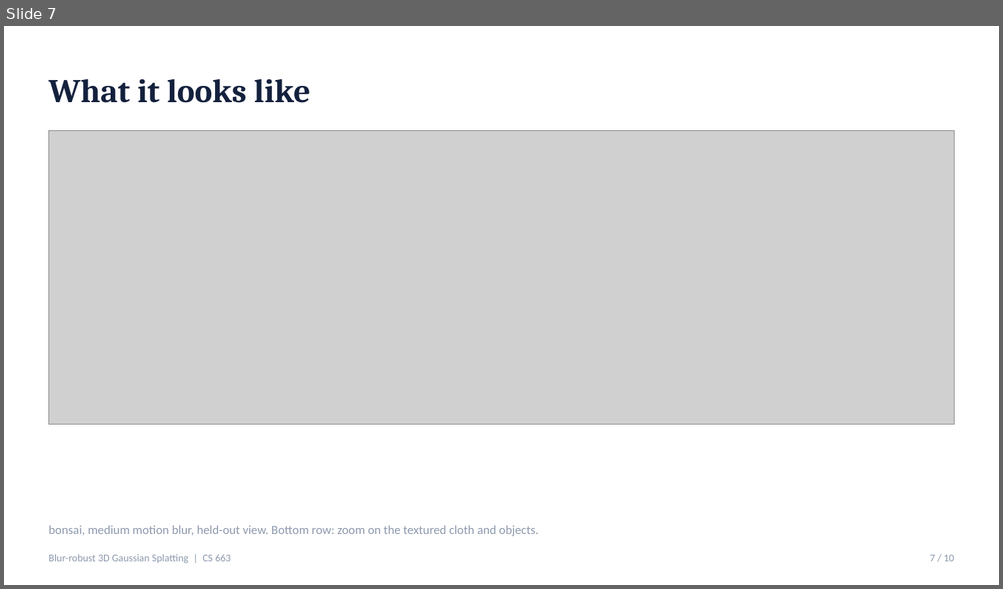
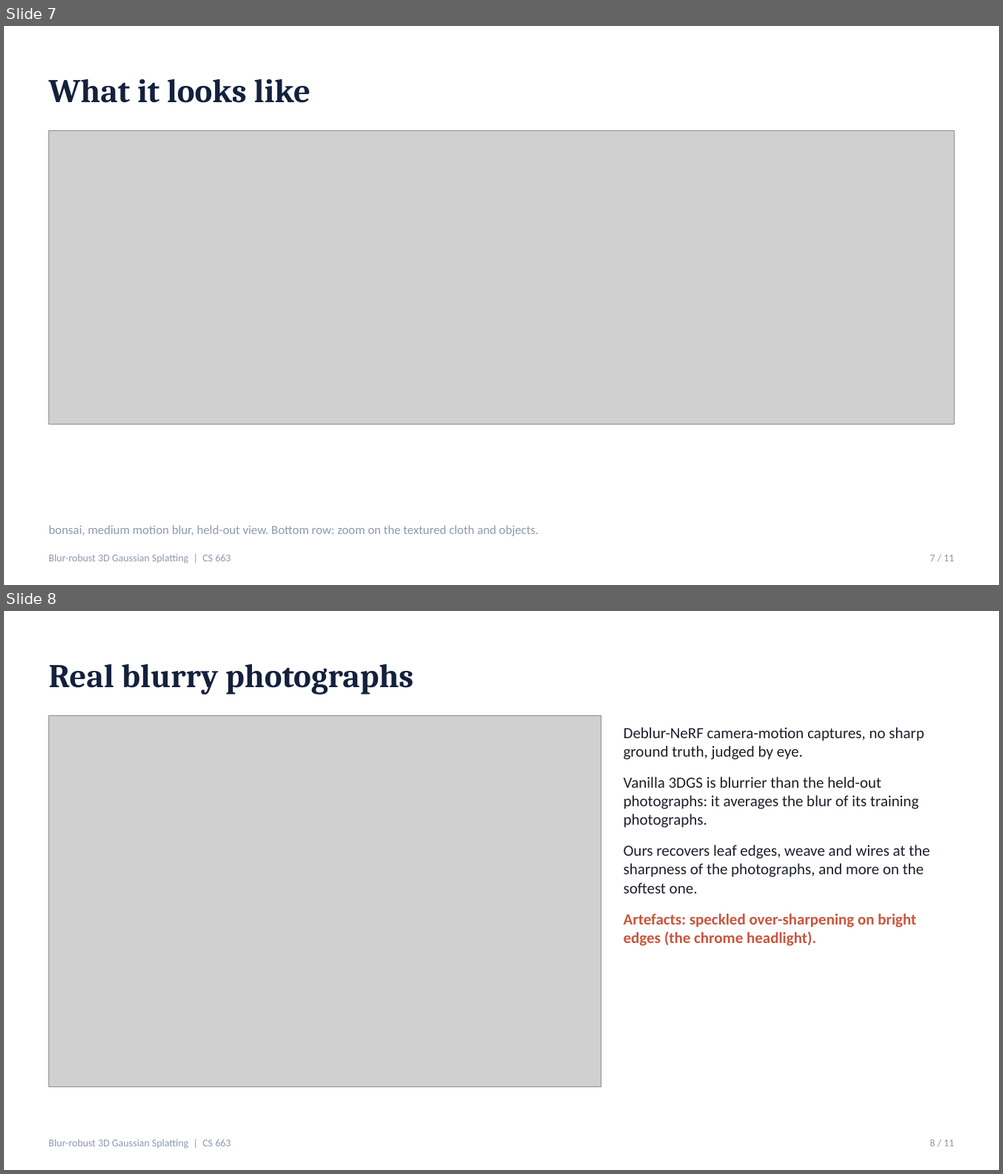
Before and after one commit to IshaanM05/blur-robust-3dgs, a slide deck: docs/slides.pptx. Shown one above the other, each under a label of ours: slide 7 before the commit, slides 7 and 8 after it. The pictures are 1003x589 and 1003x1174 pixels, drawn with LibreOffice and Linux fonts; fonts in the diff are those of the drawing; grey boxes stand for pictures. Boxes give left, top, right and bottom in pixels: in the first picture for what was removed or moved away, otherwise in the second. Text is boxed around its words. In the diff, an @@ line names an element or a change of style, - is before the commit and + after.

Commit message:
Add real-photograph results to the README, report and slides

```diff
--- a/docs/slides.pptx
+++ b/docs/slides.pptx
@@ slide 8 added at (4,611,999,1170), background #FFFFFF @@
@@ text added at (48,664,413,695), 32 pt, text #14213D, bold @@
+Real blurry photographs
@@ picture added at (48,715,601,1087) @@
@@ text added at (623,727,929,946), 15 pt, text #1B1F2A @@
+Deblur-NeRF camera-motion captures, no sharp ground truth, judged by eye.
+Vanilla 3DGS is blurrier than the held-out photographs: it averages the blur of its training photographs.
+Ours recovers leaf edges, weave and wires at the sharpness of the photographs, and more on the softest one.
+Artefacts: speckled over-sharpening on bright edges (the chrome headlight).
@@ text added at (48,1139,230,1149), 10 pt, text #8D99AE @@
+Blur-robust 3D Gaussian Splatting | CS 663
@@ text added at (930,1139,953,1147), 10 pt, text #8D99AE @@
+8 / 11
@@ slide 7 changed as well @@
@@ text at (930,555,953,562): text changed @@
-7 / 10
+7 / 11
```
Also in this commit, not shown: 9 other slides changed, 5 other files.
